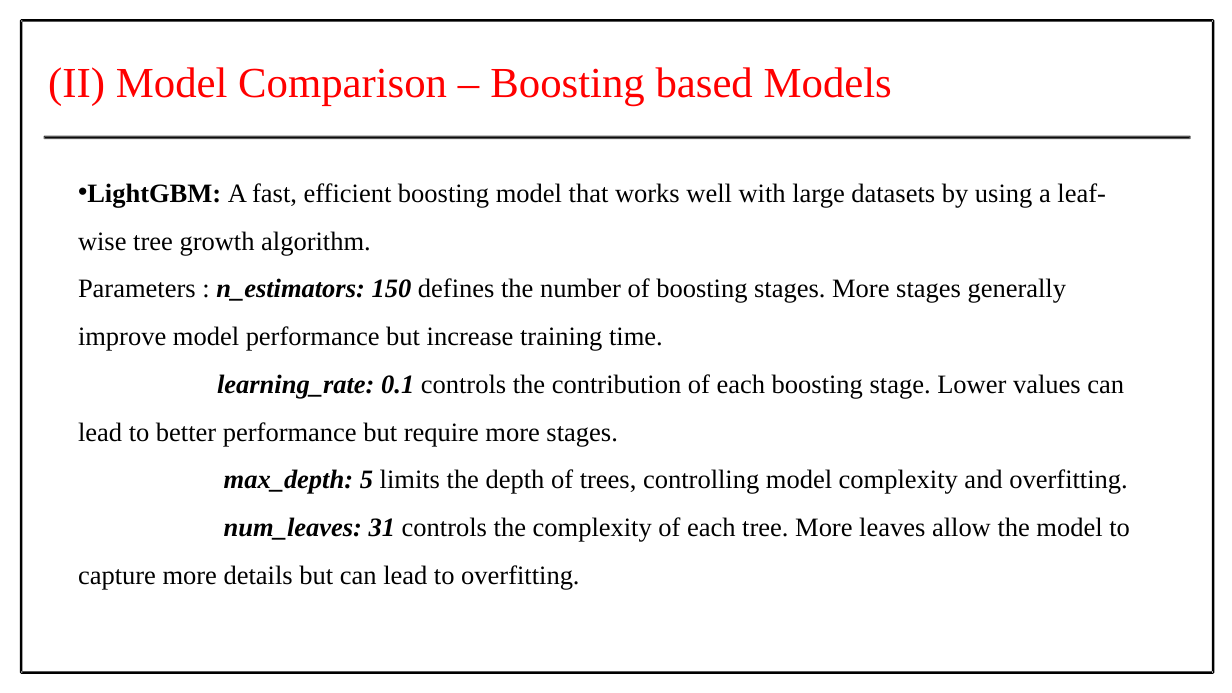
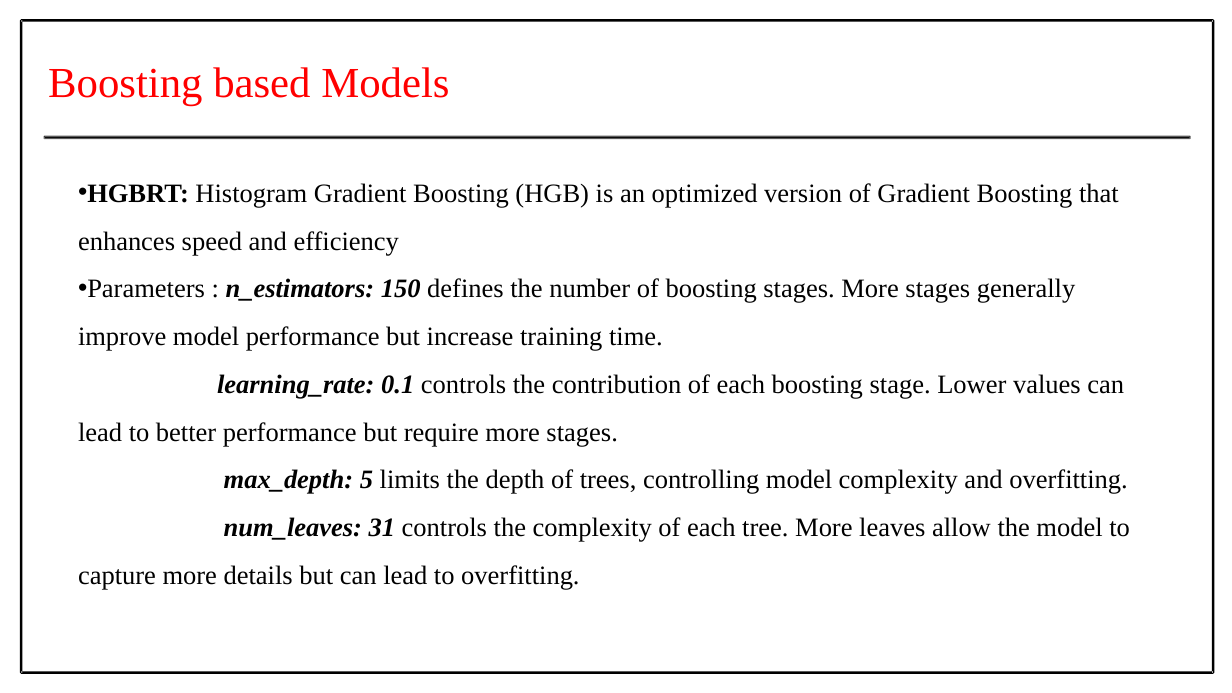
Before and after one commit to Prithiv-vijai/5g_MEC, a slide deck: slide 36 of Batch_4 IT-G2 First Review.pptx (slide 34 before the commit). Drawn at 1232x693 pixels with LibreOffice and Linux fonts; fonts in the diff are those of the drawing. Boxes give left, top, right and bottom in pixels: in the first picture for what was removed or moved away, otherwise in the second. Text is boxed around its words. In the diff, an @@ line names an element or a change of style, - is before the commit and + after.

```diff
--- a/Batch_4 IT-G2 First Review.pptx
+++ b/Batch_4 IT-G2 First Review.pptx
@@ text at [48, 67, 449, 106]: text changed @@
-(II) Model Comparison – Boosting based Models
+Boosting based Models
@@ text at [78, 183, 1119, 256]: text changed @@
-• LightGBM: A fast, efficient boosting model that works well with large datasets by using a leaf-wise tree growth algorithm.
+• HGBRT: Histogram Gradient Boosting (HGB) is an optimized version of Gradient Boosting that enhances speed and efficiency
@@ text at [78, 278, 1076, 351]: bullet none to • @@
```
Also in this commit, not shown: 31 other slides changed, 12 slides added, 1 slide removed, 2 other files.
